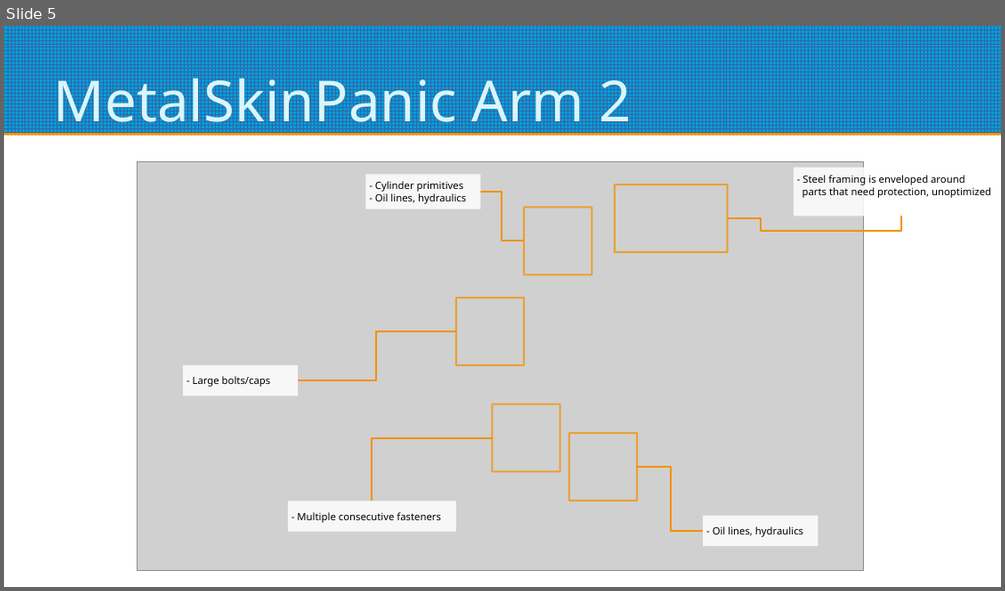
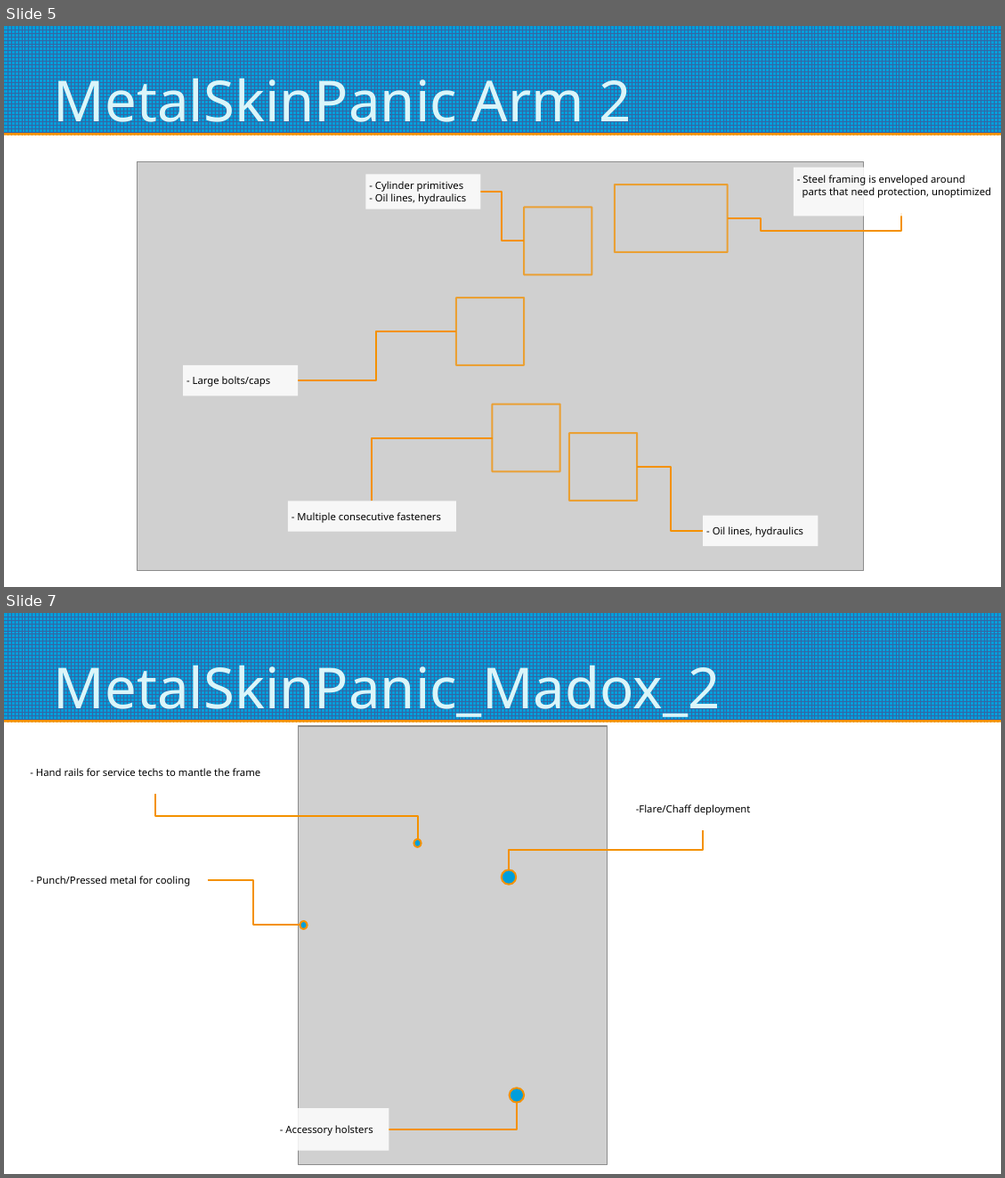
Before and after one commit to BarelyFunctionalCode/codename-uncapped, a slide deck: ArtReferences/Master Art Reference.odp. Shown one above the other, each under a label of ours: slide 5 before the commit, slides 5 and 7 after it; the slides between them are not shown. The pictures are 1005x591 and 1005x1178 pixels, drawn with LibreOffice and Linux fonts; fonts in the diff are those of the drawing; grey boxes stand for pictures. Boxes give left, top, right and bottom in pixels: in the first picture for what was removed or moved away, otherwise in the second. Text is boxed around its words. In the diff, an @@ line names an element or a change of style, - is before the commit and + after.

```diff
--- a/ArtReferences/Master Art Reference.odp
+++ b/ArtReferences/Master Art Reference.odp
@@ slide 7 added at (4, 613, 1001, 1174), background #FFFFFF; not listed: 1 template element that a slide beside it also shows @@
@@ title added at (54, 655, 720, 723), 45 pt, text #DBF5F9 @@
+MetalSkinPanic_Madox_2
@@ picture added at (298, 726, 607, 1165) @@
@@ text added at (36, 768, 261, 776), 8 pt, text #000000 @@
+- Hand rails for service techs to mantle the frame
@@ elbow line added from (155, 794) to (417, 839), #F49100 1.42 pt @@
@@ text added at (636, 804, 751, 815), 8 pt, text #000000 @@
+-Flare/Chaff deployment
@@ ellipse added at (413, 839, 421, 847), fill #009EDA, outline #F49100 1.42 pt @@
@@ elbow line added from (703, 830) to (509, 870), #F49100 1.42 pt @@
@@ text added at (36, 876, 190, 886), 8 pt, text #000000 @@
+- Punch/Pressed metal for cooling
@@ ellipse added at (502, 870, 516, 884), fill #009EDA, outline #F49100 1.42 pt @@
@@ elbow line added from (208, 880) to (299, 925), #F49100 1.42 pt @@
@@ ellipse added at (299, 922, 307, 930), fill #009EDA, outline #F49100 1.42 pt @@
@@ ellipse added at (510, 1088, 524, 1103), fill #009EDA, outline #F49100 1.42 pt @@
@@ rectangle added at (276, 1108, 388, 1151), fill #FFFFFF at 85% opacity, 8 pt, text #000000 @@
+- Accessory holsters
@@ elbow line added from (389, 1129) to (517, 1103), #F49100 1.42 pt @@
```
Also in this commit, not shown: 1 other slide added, 5 other files.
